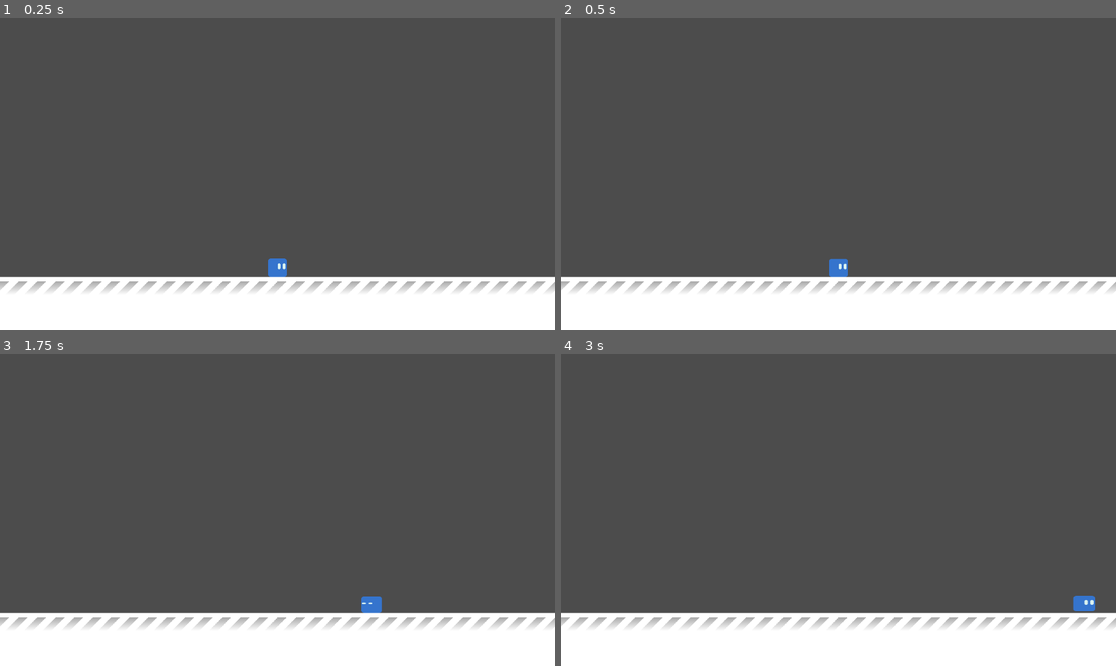
Above: before the commit, frames 1-4 (two rows, left to right).
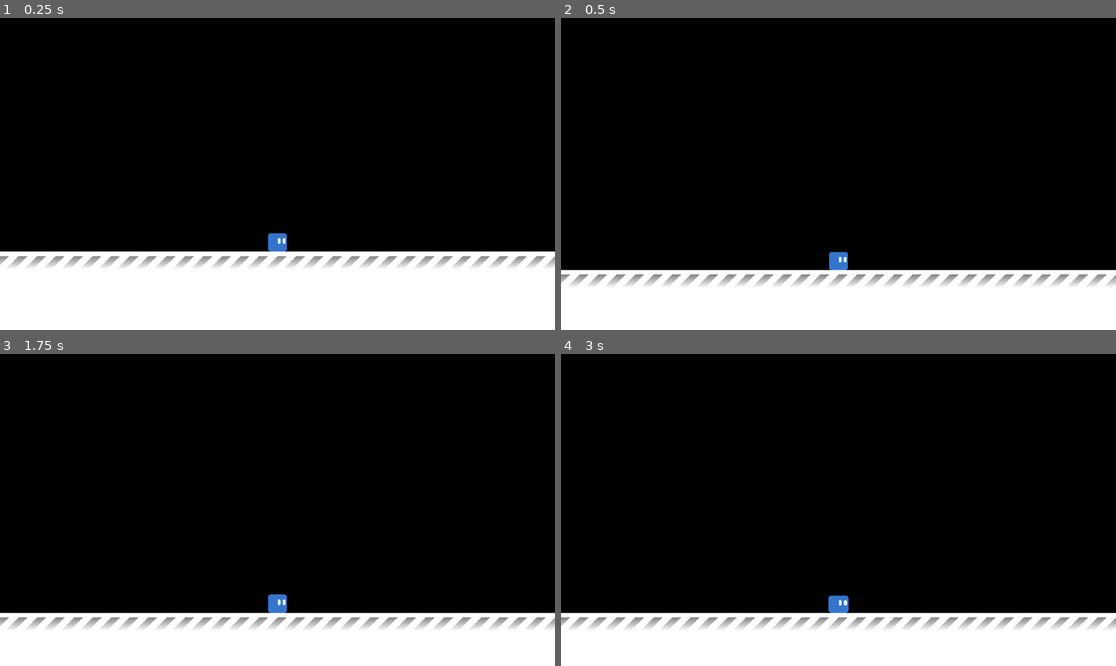
Above: after the commit, the same moments.

Repository: Tralexium/EGD
Game: Godot game, scene res://Scenes/Main.tscn
Same seed, same stepped clock (60 frames per second), same inputs: the game is played once before the commit and once after it.
Inputs:
- Up to frame 1 (0.25 s): no input
- Up to frame 2 (0.5 s): no input
- Up to frame 3 (1.75 s): tap Enter (ui_accept) at 0.5 s; hold Right (ui_right) 0.53-1.28 s; tap Z (dash) at 0.6, 1.55 s; tap Shift (jump) at 0.77, 0.8, 1.07, 1.35, 1.52 s; hold Left (ui_left) from 1.28 s (still down)
- Up to frame 4 (3 s): tap Shift (jump) at 1.82, 2.3 s; release Left (ui_left) at 2.03 s; hold Right (ui_right) from 2.03 s (still down); tap Z (dash) at 2.1, 2.85 s

The runs differ from the first frame. In frame 1, 85% of the frame differs, in the area x 0-100%, y 0-88%; in frame 2, 85%; in frame 3, 84%; in frame 4, 84%.

Commit message:
More work on main, slideshow warps and other misc changes

Diff:
--- /dev/null
+++ b/Scenes/Main.gd
@@ -0,0 +1,58 @@
+extends Node
+
+export var game_start_delay := 1.5
+
+var music_is_faded := false
+var music_fade_time := 3.0
+
+onready var n_BG : ParallaxLayer = $ParallaxBackground/BG
+onready var n_BackHills : ParallaxLayer = $ParallaxBackground/BG
+onready var n_Hills : ParallaxLayer = $ParallaxBackground/BG
+onready var n_Floor : TileMap = $Floor
+onready var n_Player : KinematicBody2D = $Player
+onready var n_SlideshowLayer : CanvasLayer = $SlideshowLayer
+onready var n_Music : AudioStreamPlayer = $Music
+onready var n_Tween : Tween = $Tween
+
+
+func _ready() -> void:
+	n_Player.frozen = true
+	n_BG.visible = true
+	n_BG.modulate = Color.transparent
+	n_BackHills.visible = true
+	n_BackHills.modulate = Color.transparent
+	n_Hills.visible = true
+	n_Hills.modulate = Color.transparent
+
+	_do_intro()
+
+
+func _do_intro() -> void:
+	yield(get_tree().create_timer(game_start_delay), "timeout")
+
+	n_Music.play()
+	yield(get_tree().create_timer(5.0), "timeout")
+
+
+func fade_in_music() -> void:
+	if not music_is_faded:
+		return
+	music_is_faded = false
+
+	var _music_lowpass_effect : AudioEffectLowPassFilter = AudioServer.get_bus_effect(1, 0)
+	n_Tween.interpolate_property(_music_lowpass_effect, "cutoff_hz", 1000, 17000, music_fade_time, Tween.TRANS_SINE, Tween.EASE_IN)
+	n_Tween.interpolate_property(_music_lowpass_effect, "resonance", 0.2, 1.0, music_fade_time, Tween.TRANS_SINE, Tween.EASE_IN)
+	n_Tween.interpolate_property(n_Music, "volume_db", -5, 0, music_fade_time, Tween.TRANS_SINE, Tween.EASE_IN)
+	n_Tween.start()
+
+
+func fade_out_music() -> void:
+	if music_is_faded:
+		return
+	music_is_faded = true
+
+	var _music_lowpass_effect : AudioEffectLowPassFilter = AudioServer.get_bus_effect(1, 0)
+	n_Tween.interpolate_property(_music_lowpass_effect, "cutoff_hz", 17000, 1000, music_fade_time, Tween.TRANS_SINE, Tween.EASE_IN)
+	n_Tween.interpolate_property(_music_lowpass_effect, "resonance", 1.0, 0.2, music_fade_time, Tween.TRANS_SINE, Tween.EASE_IN)
+	n_Tween.interpolate_property(n_Music, "volume_db", 0, -5, music_fade_time, Tween.TRANS_SINE, Tween.EASE_IN)
+	n_Tween.start()
--- a/Scenes/Main.tscn
+++ b/Scenes/Main.tscn
@@ -1,12 +1,15 @@
-[gd_scene load_steps=6 format=2]
+[gd_scene load_steps=8 format=2]
 
 [ext_resource path="res://Assets/Main Level/BG.png" type="Texture" id=1]
 [ext_resource path="res://Assets/Main Level/Back Hills.png" type="Texture" id=2]
 [ext_resource path="res://Assets/Main Level/Front Hills.png" type="Texture" id=3]
 [ext_resource path="res://Assets/Tilesets/Blocks2/tileset_Blocks2.tres" type="TileSet" id=4]
 [ext_resource path="res://Scenes/Player/Player.tscn" type="PackedScene" id=5]
+[ext_resource path="res://Scenes/Main.gd" type="Script" id=6]
+[ext_resource path="res://Assets/Music/Slime-san Creator- Music by Meganeko.mp3" type="AudioStream" id=7]
 
 [node name="Main" type="Node"]
+script = ExtResource( 6 )
 
 [node name="ParallaxBackground" type="ParallaxBackground" parent="."]
 
@@ -46,6 +49,23 @@
 [node name="Player" parent="." instance=ExtResource( 5 )]
 position = Vector2( 960, 864 )
 
+[node name="Camera2D" type="Camera2D" parent="Player"]
+current = true
+process_mode = 0
+limit_left = 0
+limit_top = 0
+limit_bottom = 1080
+limit_smoothed = true
+smoothing_enabled = true
+
+[node name="SlideshowWarps" type="Node2D" parent="."]
+
 [node name="SlideshowLayer" type="CanvasLayer" parent="."]
 pause_mode = 2
 layer = 10
+
+[node name="Music" type="AudioStreamPlayer" parent="."]
+stream = ExtResource( 7 )
+bus = "Music"
+
+[node name="Tween" type="Tween" parent="."]
--- a/Scenes/Player/Player.gd
+++ b/Scenes/Player/Player.gd
@@ -24,6 +24,7 @@
 export var coyote_time := 0.1
 
 var UP_DIR := Vector2.UP
+var frozen := false
 
 var velocity := Vector2.ZERO
 var hor_direction := 1
@@ -87,7 +88,7 @@
 	var _delta := get_physics_process_delta_time()
 	var _hor_movement := int(Input.is_action_pressed("ui_right")) - int(Input.is_action_pressed("ui_left"))
 
-	if _hor_movement != 0:
+	if _hor_movement != 0 and not frozen:
 		hor_direction = _hor_movement
 		if abs(velocity.x) < walk_speed:
 			velocity.x += hor_direction * acceleration * _delta
@@ -101,7 +102,7 @@
 		velocity.x = lerp(velocity.x, 0, deceleration)
 		_play_animation(AnimationKind.IDLE)
 
-	if Input.is_action_just_pressed("jump") and n_DashDuration.is_stopped():
+	if Input.is_action_just_pressed("jump") and n_DashDuration.is_stopped() and not frozen:
 		if on_ground:
 			velocity.y = -jump_force
 			_play_animation(AnimationKind.JUMP)
@@ -120,7 +121,7 @@
 			else:
 				_play_animation(AnimationKind.SPIN_LEFT)
 
-	if Input.is_action_just_pressed("dash") and !dashed and n_DashCooldown.is_stopped() and !is_on_wall():
+	if Input.is_action_just_pressed("dash") and !dashed and n_DashCooldown.is_stopped() and !is_on_wall() and not frozen:
 		dashed = true
 		_play_animation(AnimationKind.DASH)
 		velocity.x = hor_direction * dash_speed
@@ -128,7 +129,7 @@
 		n_DashCooldown.start(dash_cooldown)
 		n_DashDuration.start(dash_duration)
 
-	if Input.is_action_just_released("jump") and velocity.y < 0:
+	if Input.is_action_just_released("jump") and velocity.y < 0 and not frozen:
 		velocity.y *= 0.5
 
 
--- a/Scenes/SlideShows/SlideShow.gd
+++ b/Scenes/SlideShows/SlideShow.gd
@@ -1,6 +1,7 @@
 extends Control
 
 signal finished_slideshow_intro
+signal slideshow_ended
 
 export(Array, PackedScene) var slides : Array
 export(String) var slideshow_title := "Title"
@@ -104,6 +105,8 @@
 	yield(n_Tween, "tween_all_completed")
 
 	get_tree().paused = false
+	yield(get_tree().create_timer(0.05), "timeout")
+	emit_signal("slideshow_ended")
 	queue_free()
 
 
--- a/Scenes/SlideShows/Slides/Category 7/C7S1.tscn
+++ b/Scenes/SlideShows/Slides/Category 7/C7S1.tscn
@@ -1,8 +1,7 @@
-[gd_scene load_steps=11 format=2]
+[gd_scene load_steps=10 format=2]
 
 [ext_resource path="res://Scenes/SlideShows/Slide.tscn" type="PackedScene" id=1]
 [ext_resource path="res://Scenes/SlideShows/Slide Elements/SlideSubtitleElement.tscn" type="PackedScene" id=2]
-[ext_resource path="res://Scenes/SlideShows/Slide Elements/SlideBulletpointElement.gd" type="Script" id=3]
 [ext_resource path="res://Classes/SlideBulletpointText.gd" type="Script" id=4]
 [ext_resource path="res://Scenes/SlideShows/Slide Elements/SlideBulletpointElement.tscn" type="PackedScene" id=5]
 [ext_resource path="res://Scenes/SlideShows/Slide Elements/SlideParagraphElement.tscn" type="PackedScene" id=6]
@@ -38,15 +37,11 @@
 rect_min_size = Vector2( 0, 83 )
 paragraph_text = "Games often feature a GUI (Graphical User Interface) to let the player know of their current situation. These can range from:"
 
-[node name="SlideBulletpointElement" type="Control" parent="." index="3" instance=ExtResource( 5 )]
+[node name="SlideBulletpointElement" parent="." index="3" instance=ExtResource( 5 )]
 margin_top = 231.0
 margin_right = 1920.0
 margin_bottom = 487.0
 rect_min_size = Vector2( 0, 256 )
-script = ExtResource( 3 )
-__meta__ = {
-"_edit_use_anchors_": false
-}
 bulletpoint_texts = [ SubResource( 1 ), SubResource( 2 ), SubResource( 3 ), SubResource( 4 ) ]
 
 [node name="SlideParagraphElement2" parent="." index="4" instance=ExtResource( 6 )]
--- a/Scenes/SlideshowWarp.gd
+++ b/Scenes/SlideshowWarp.gd
@@ -1,5 +1,8 @@
 tool
 extends Sprite
+
+signal player_entered_warp
+signal player_exited_warp
 
 export(PackedScene) var slideshow_scene : PackedScene
 export(String, MULTILINE) var slideshow_name := "Slideshow Name" setget set_slideshow_name
@@ -7,6 +10,7 @@
 var is_ready := false
 var opening_slideshow := false
 var fade_dur := 0.7
+var slideshow_instance : Control
 onready var n_Name: Label = $Name
 onready var n_Tween: Tween = $Tween
 
@@ -47,6 +51,7 @@
 	if opening_slideshow:
 		return
 	opening_slideshow = true
+	emit_signal("player_entered_warp")
 
 	if n_Tween.is_active():
 		n_Tween.stop_all()
@@ -56,6 +61,18 @@
 	n_Tween.interpolate_property(n_Name, "self_modulate", n_Name.self_modulate, Color.transparent, fade_dur / 2, Tween.TRANS_SINE, Tween.EASE_IN_OUT)
 	n_Tween.interpolate_property(self, "scale", scale, Vector2(10, 10), fade_dur, Tween.TRANS_SINE, Tween.EASE_IN_OUT)
 	n_Tween.start()
+	yield(n_Tween, "tween_all_completed")
 
+	slideshow_instance = slideshow_scene.instance()
+	slideshow_instance.connect("slideshow_ended", self, "_on_Slideshow_ended")
+	get_tree().find_node("SlideshowLayer").add_child()
+
+
+func _on_Slideshow_ended() -> void:
+	emit_signal("player_exited_warp")
+	n_Tween.interpolate_property(n_Name, "self_modulate", n_Name.self_modulate, ColorManager.light_color, fade_dur / 2, Tween.TRANS_SINE, Tween.EASE_IN_OUT, fade_dur / 2)
+	n_Tween.interpolate_property(self, "scale", scale, Vector2(0.5, 0.5), fade_dur, Tween.TRANS_SINE, Tween.EASE_IN_OUT)
+	n_Tween.start()
 	yield(n_Tween, "tween_all_completed")
-	get_tree().find_node("SlideshowLayer").add_child(slideshow_scene.instance())
+
+	opening_slideshow = false
--- /dev/null
+++ b/default_bus_layout.tres
@@ -0,0 +1,16 @@
+[gd_resource type="AudioBusLayout" load_steps=2 format=2]
+
+[sub_resource type="AudioEffectLowPassFilter" id=1]
+resource_name = "LowPassFilter"
+cutoff_hz = 17000.0
+resonance = 1.0
+
+[resource]
+bus/1/name = "Music"
+bus/1/solo = false
+bus/1/mute = false
+bus/1/bypass_fx = false
+bus/1/volume_db = 0.0
+bus/1/send = "Master"
+bus/1/effect/0/effect = SubResource( 1 )
+bus/1/effect/0/enabled = true
--- a/project.godot
+++ b/project.godot
@@ -119,4 +119,5 @@
 
 [rendering]
 
+environment/default_clear_color=Color( 0, 0, 0, 1 )
 environment/default_environment="res://default_env.tres"
